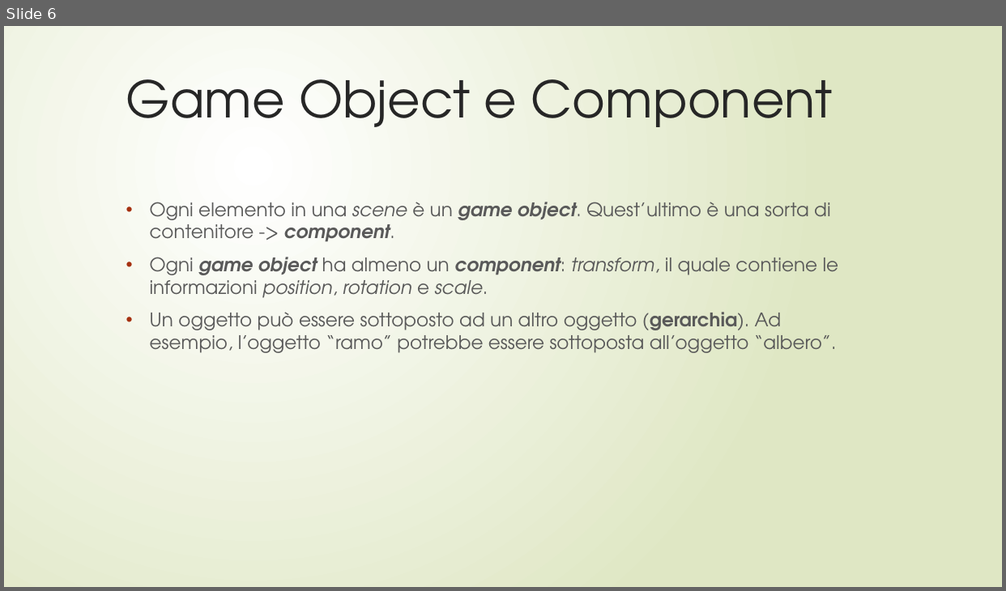
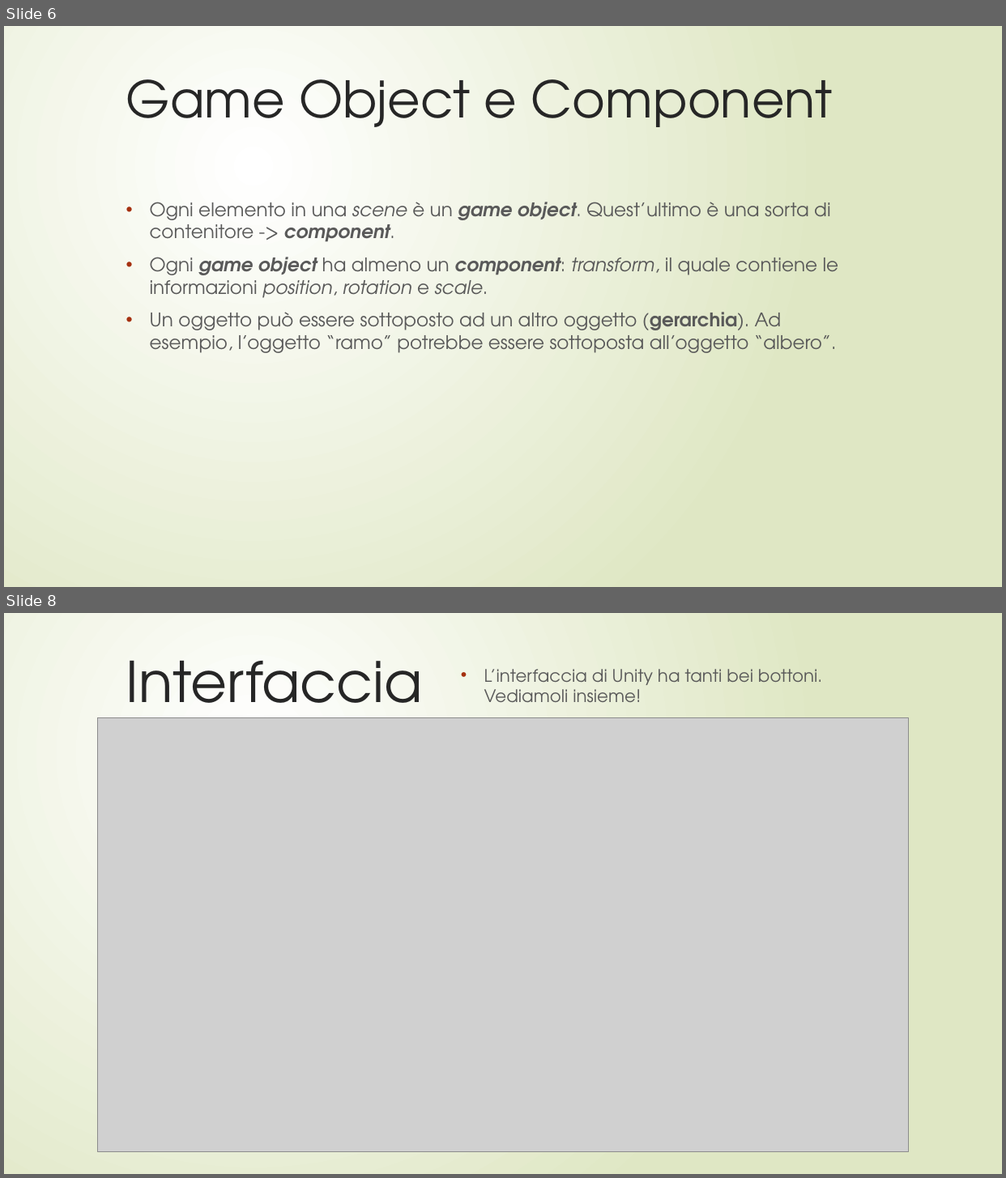
Before and after one commit to Looooord/Corso-Unity, a slide deck: Crea il tuo videogioco.pptx. Shown one above the other, each under a label of ours: slide 6 before the commit, slides 6 and 8 after it; the slides between them are not shown. The pictures are 1006x591 and 1006x1178 pixels, drawn with LibreOffice and Linux fonts; fonts in the diff are those of the drawing; grey boxes stand for pictures. Boxes give left, top, right and bottom in pixels: in the first picture for what was removed or moved away, otherwise in the second. Text is boxed around its words. In the diff, an @@ line names an element or a change of style, - is before the commit and + after.

```diff
--- a/Crea il tuo videogioco.pptx
+++ b/Crea il tuo videogioco.pptx
@@ slide 8 added at bbox=[4, 613, 1002, 1174], background gradient #FFFFFF to #DFE8C4 @@
@@ title added at bbox=[126, 660, 423, 729], 54 pt, text #262626 @@
+Interfaccia
@@ subtitle added at bbox=[484, 669, 822, 702], 16.6 pt, text #595959 @@
+• L’interfaccia di Unity ha tanti bei bottoni.
+  Vediamoli insieme!
@@ picture added at bbox=[98, 717, 908, 1152] @@
```
Also in this commit, not shown: 5 slides changed, 1 other slide added, 31 other files.
